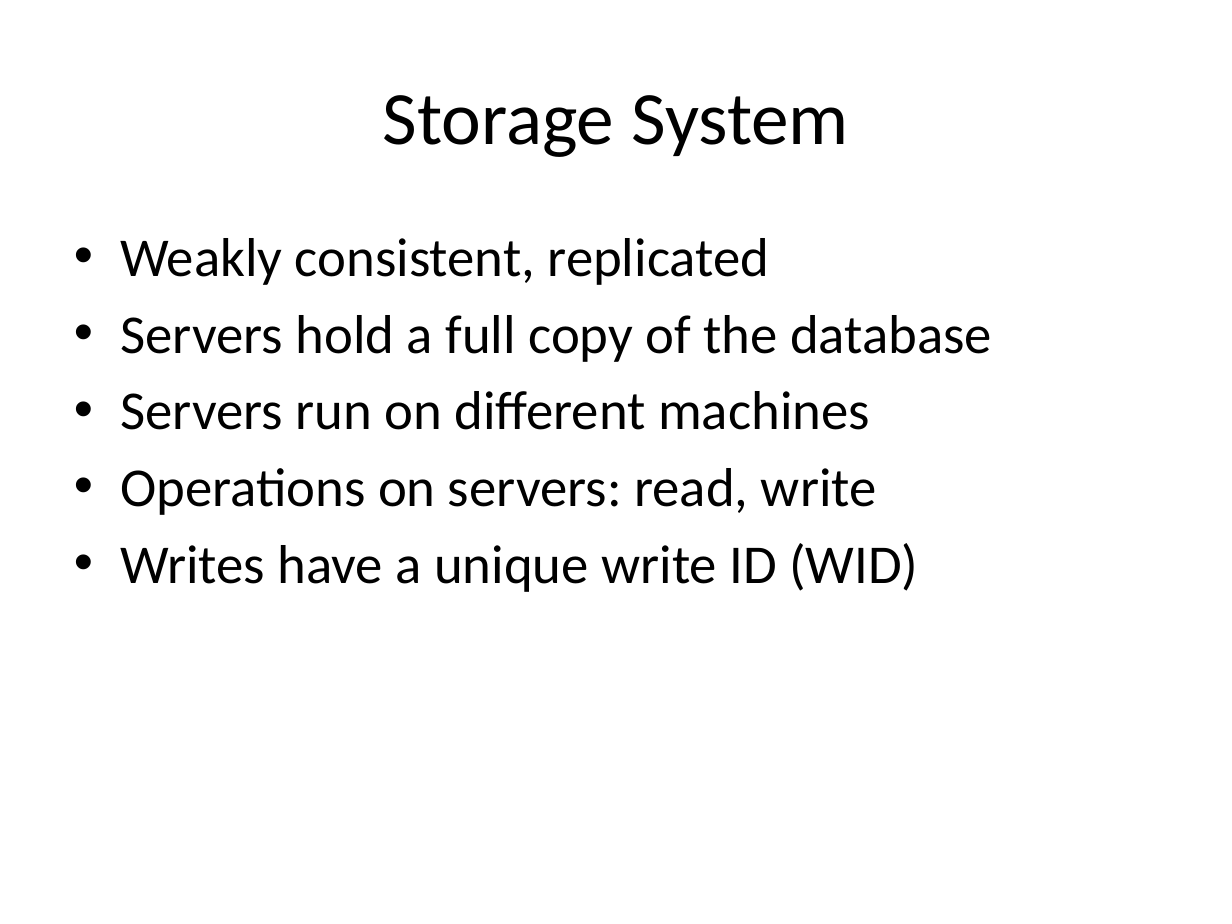
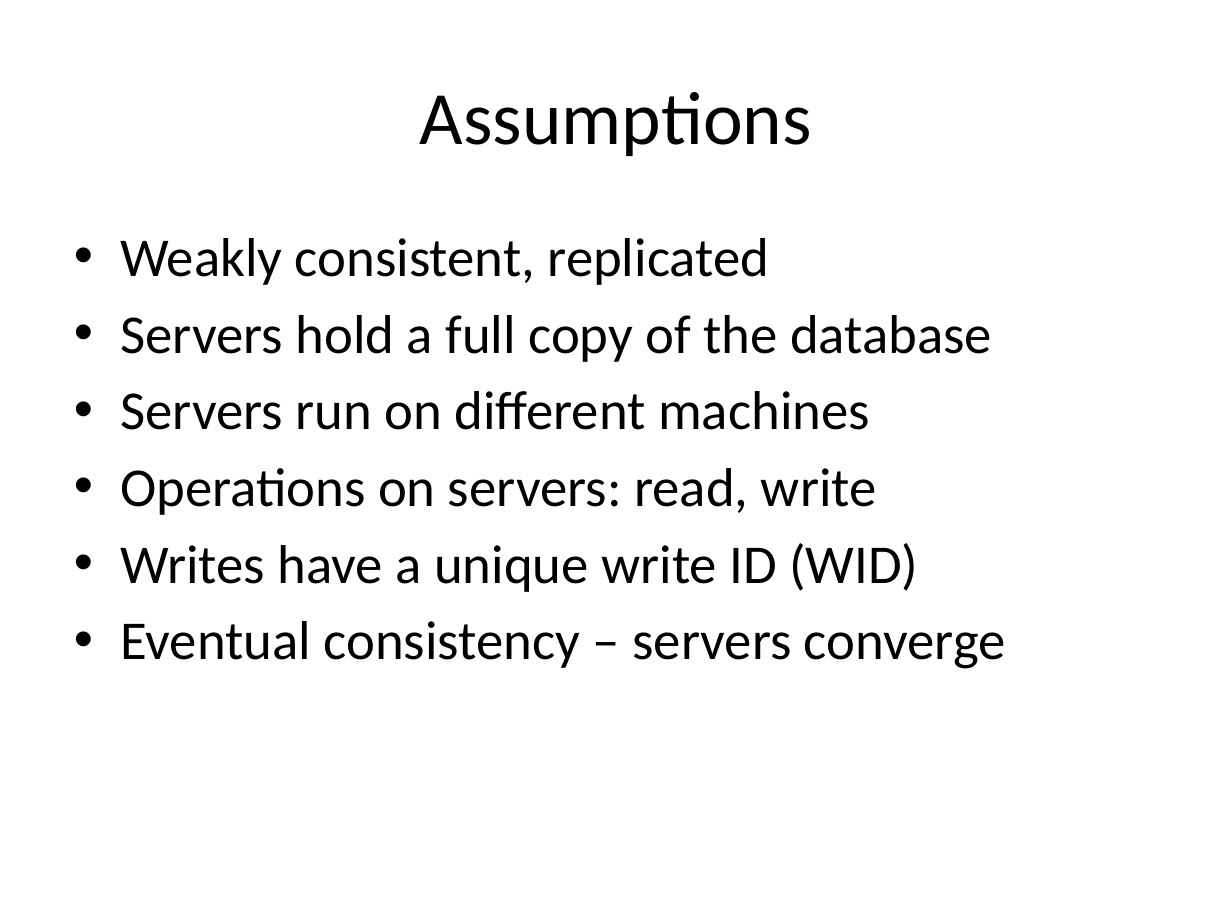
Before and after one commit to balidani/bomberman, a slide deck: slide 8 of presentation/slides_daniel.pptx (slide 5 before the commit). Drawn at 1232x924 pixels with LibreOffice and Linux fonts; fonts in the diff are those of the drawing. Boxes give left, top, right and bottom in pixels: in the first picture for what was removed or moved away, otherwise in the second. Text is boxed around its words. In the diff, an @@ line names an element or a change of style, - is before the commit and + after.

```diff
--- a/presentation/slides_daniel.pptx
+++ b/presentation/slides_daniel.pptx
@@ title at box(420, 92, 812, 156): text changed @@
-Storage System
+Assumptions
@@ text at box(120, 621, 1006, 669): paragraph added @@
+• Eventual consistency – servers converge
```
Also in this commit, not shown: 6 other slides changed, 3 slides added.
